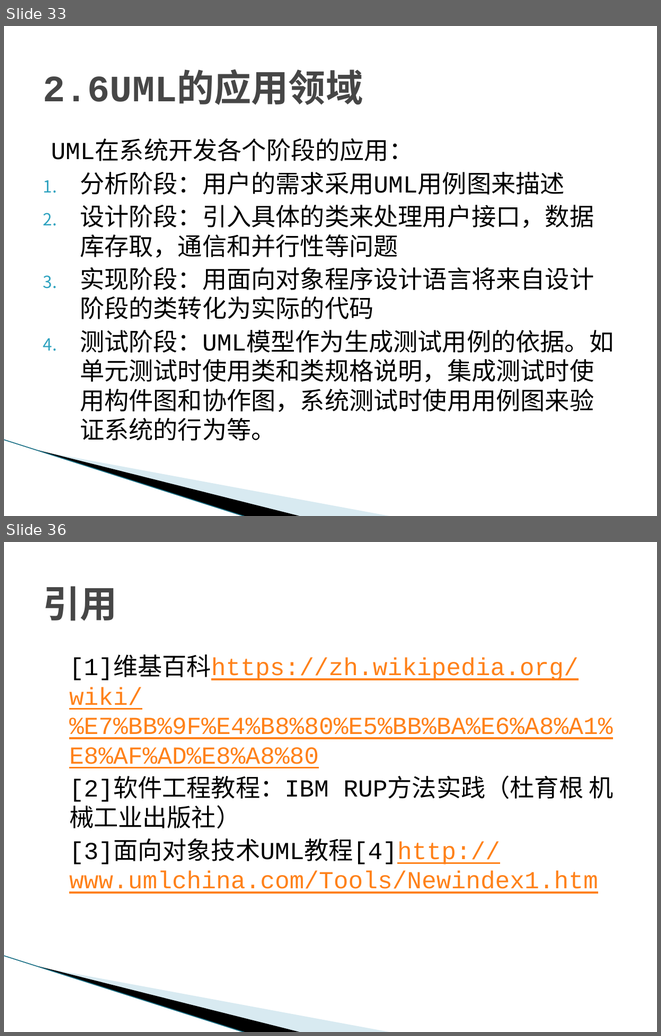
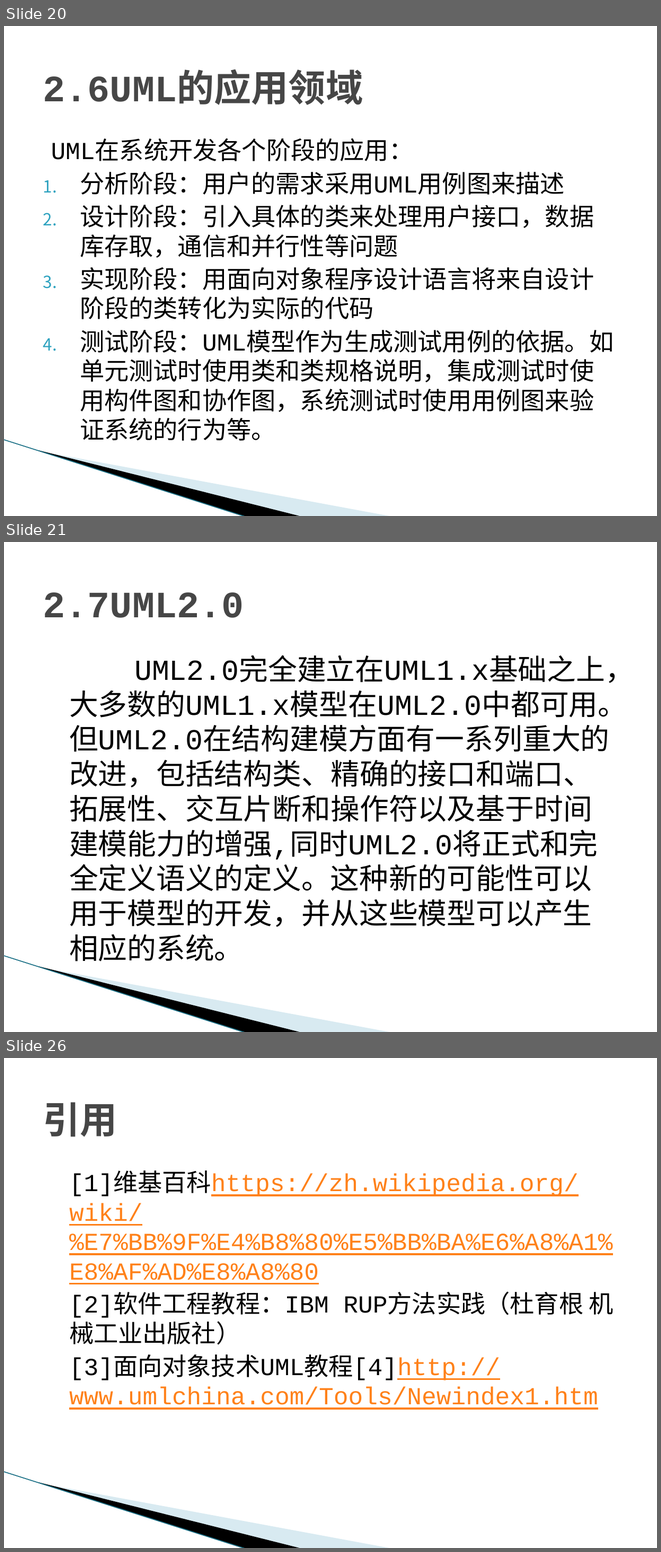
Before and after one commit to tzy502/G16, a slide deck: UML/UML概述-G16.pptx. Shown one above the other, each under a label of ours: slides 33 and 36 before the commit, slides 20, 21 and 26 after it; the slides between them are not shown. The pictures are 661x1036 and 661x1552 pixels, drawn with LibreOffice and Linux fonts; fonts in the diff are those of the drawing; background and template pictures are left out. Boxes give left, top, right and bottom in pixels: in the first picture for what was removed or moved away, otherwise in the second. Text is boxed around its words. In the diff, an @@ line names an element or a change of style, - is before the commit and + after.

```diff
--- a/UML/UML概述-G16.pptx
+++ b/UML/UML概述-G16.pptx
@@ slide 21 added at (x1=4, y1=542, x2=657, y2=1032), background #FFFFFF; not listed: 3 template elements that a slide beside it also shows @@
@@ title added at (x1=43, y1=592, x2=244, y2=618), 41 pt, text #464646, bold @@
+2.7UML2.0
@@ text added at (x1=69, y1=659, x2=634, y2=961), 32 pt, text #000000 @@
+UML2.0完全建立在UML1.x基础之上，大多数的UML1.x模型在UML2.0中都可用。但UML2.0在结构建模方面有一系列重大的改进，包括结构类、精确的接口和端口、拓展性、交互片断和操作符以及基于时间建模能力的增强,同时UML2.0将正式和完全定义语义的定义。这种新的可能性可以用于模型的开发，并从这些模型可以产生相应的系统。
@@ what was slide 33 is now slide 20 @@
@@ what was slide 36 is now slide 26 @@
```
Also in this commit, not shown: 4 slides changed, 4 other slides added, 15 slides removed.
